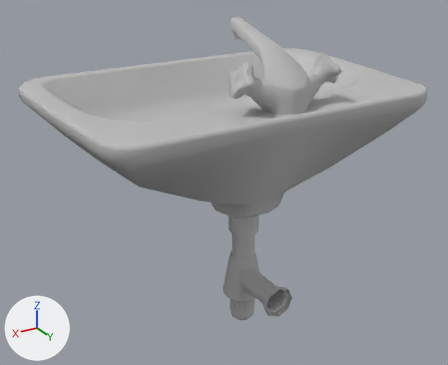
The FBX model Editor/Assets/IronWrought/Mesh/Props/En_P_bathroomsink.fbx: old version first, new version second.
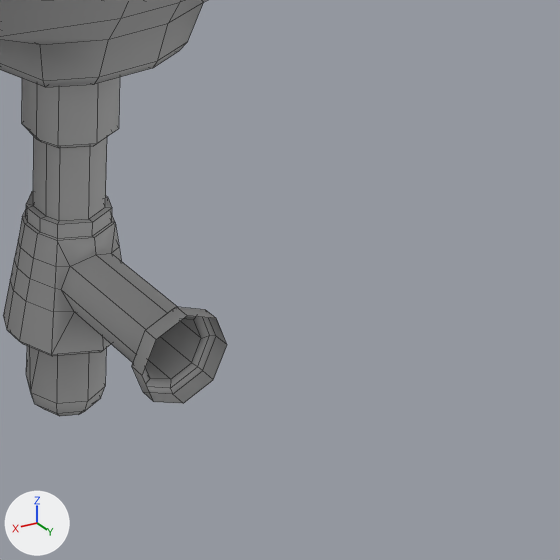
Each version appears first whole from a 50 mm lens placed at (0.623, 0.786, 1.238), pointed at (0.02, -0.218, 0.736), and next in a close-up on the part from 49% to 88% of the width and 52% to 100% of the height. The axes (+X, +Y, +Z) are drawn at lower left. The lights are the same throughout. The close-ups show mesh edges as thin lines. Where no turn or scale is listed for an object, it has been applied to the vertices. Vertices at the same position are counted once.

In view in the first close-up: 'En_P_bathroomsink_low1'.
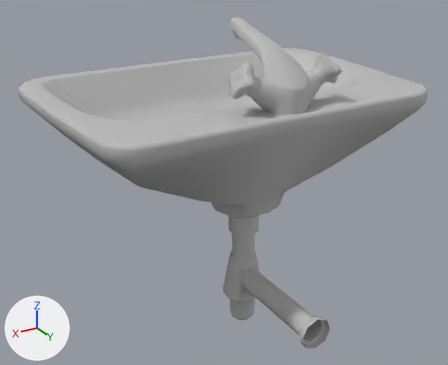
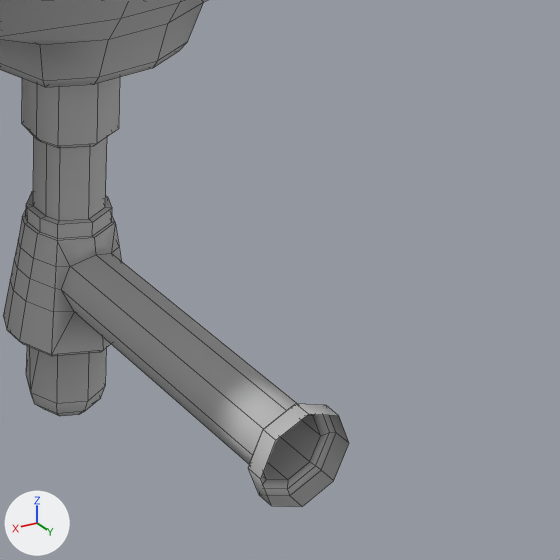
The newer file is also turned or shifted as a whole; pictures and numbers use the older file's frame.

Patch to the scene script:
```diff
--- a/Editor/Assets/IronWrought/Mesh/Props/En_P_bathroomsink.fbx.py
+++ b/Editor/Assets/IronWrought/Mesh/Props/En_P_bathroomsink.fbx.py
@@ me_mesh @@
 me_mesh.from_pydata(...)  # 973 vertices, 995 faces; spans x -0.359..0.359, y -0.497..0.0, z 0.424..1.067
 # used by ob_en_p_bathroomsink_low1; location = (0.0, 0.0, 0.0)
+# me_mesh part 1: all 32 vertices in x -0.032..0.032, y -0.055..-0.041, z 0.507..0.571 are moved by (0.0, 0.116, 0.0)
 me_mesh.materials.append(mat_blinn2)
```

Boxes [x1, y1, x2, y2] around the edits, measured in the close-ups (560 x 560 px; the box of a moved part takes in the faces that stretch with it):
'En_P_bathroomsink_low1', reshaped: before [0, 0, 227, 416]; after [0, 0, 349, 507]
part 1 of me_mesh, moved or reshaped: before [62, 253, 227, 403]; after [62, 253, 349, 507]
